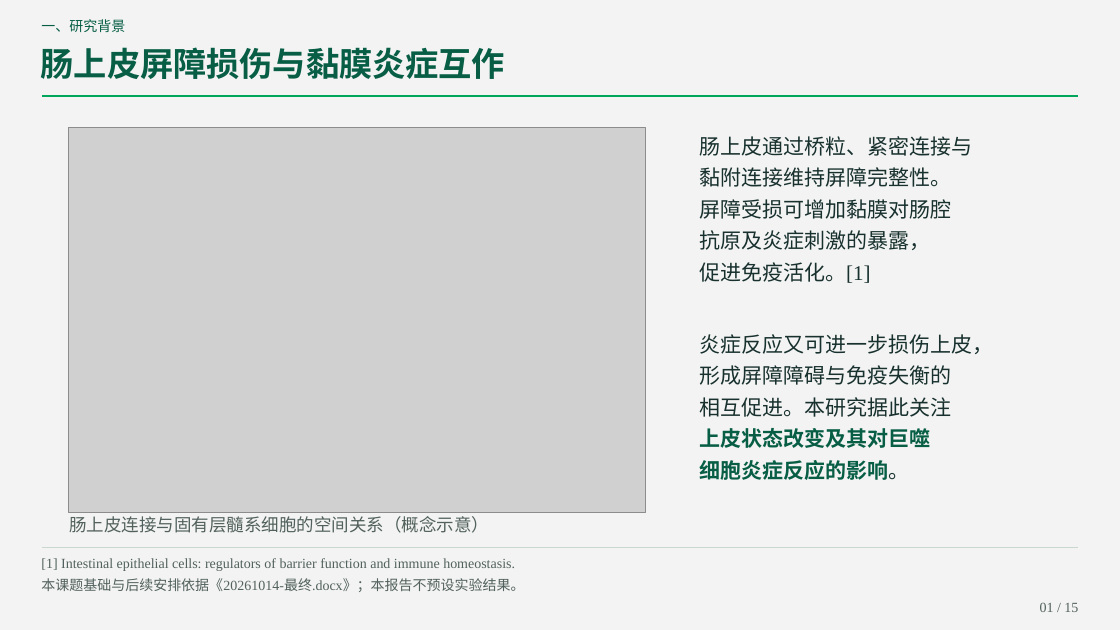
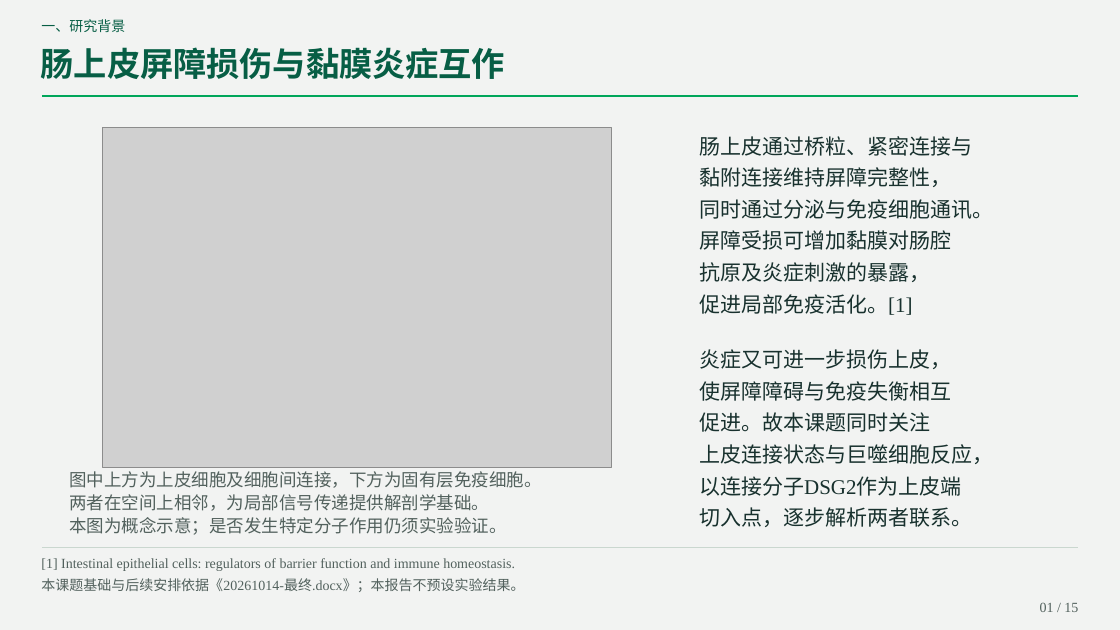
Before and after one commit to lizizhizhi-ai/111111, a slide deck: slide 1 of DSG2_Siglec_journal.pptx. Drawn at 1120x630 pixels with LibreOffice and Linux fonts; fonts in the diff are those of the drawing; grey boxes stand for pictures. Boxes give left, top, right and bottom in pixels: in the first picture for what was removed or moved away, otherwise in the second. Text is boxed around its words. In the diff, an @@ line names an element or a change of style, - is before the commit and + after.

```diff
--- a/DSG2_Siglec_journal.pptx
+++ b/DSG2_Siglec_journal.pptx
@@ picture: place and size @@
-picture at [68,128,646,513]
+picture at [103,128,612,467]
@@ text at [699,136,993,315]: text changed @@
-肠上皮通过桥粒、紧密连接与
-黏附连接维持屏障完整性。
-屏障受损可增加黏膜对肠腔
-抗原及炎症刺激的暴露，
-促进免疫活化。[1]
+肠上皮通过桥粒、紧密连接与
+黏附连接维持屏障完整性，
+同时通过分泌与免疫细胞通讯。
+屏障受损可增加黏膜对肠腔
+抗原及炎症刺激的暴露，
+促进局部免疫活化。[1]
@@ text at [699,349,993,527]: text changed @@
-炎症反应又可进一步损伤上皮，
-形成屏障障碍与免疫失衡的
-相互促进。本研究据此关注
-上皮状态改变及其对巨噬
-细胞炎症反应的影响。
+炎症又可进一步损伤上皮，
+使屏障障碍与免疫失衡相互
+促进。故本课题同时关注
+上皮连接状态与巨噬细胞反应，
+以连接分子DSG2作为上皮端
+切入点，逐步解析两者联系。
@@ text at [69,471,541,535]: text changed @@
-肠上皮连接与固有层髓系细胞的空间关系（概念示意）
+图中上方为上皮细胞及细胞间连接，下方为固有层免疫细胞。
+两者在空间上相邻，为局部信号传递提供解剖学基础。
+本图为概念示意；是否发生特定分子作用仍须实验验证。
```
Also in this commit, not shown: 13 other slides changed, 2 other files.
